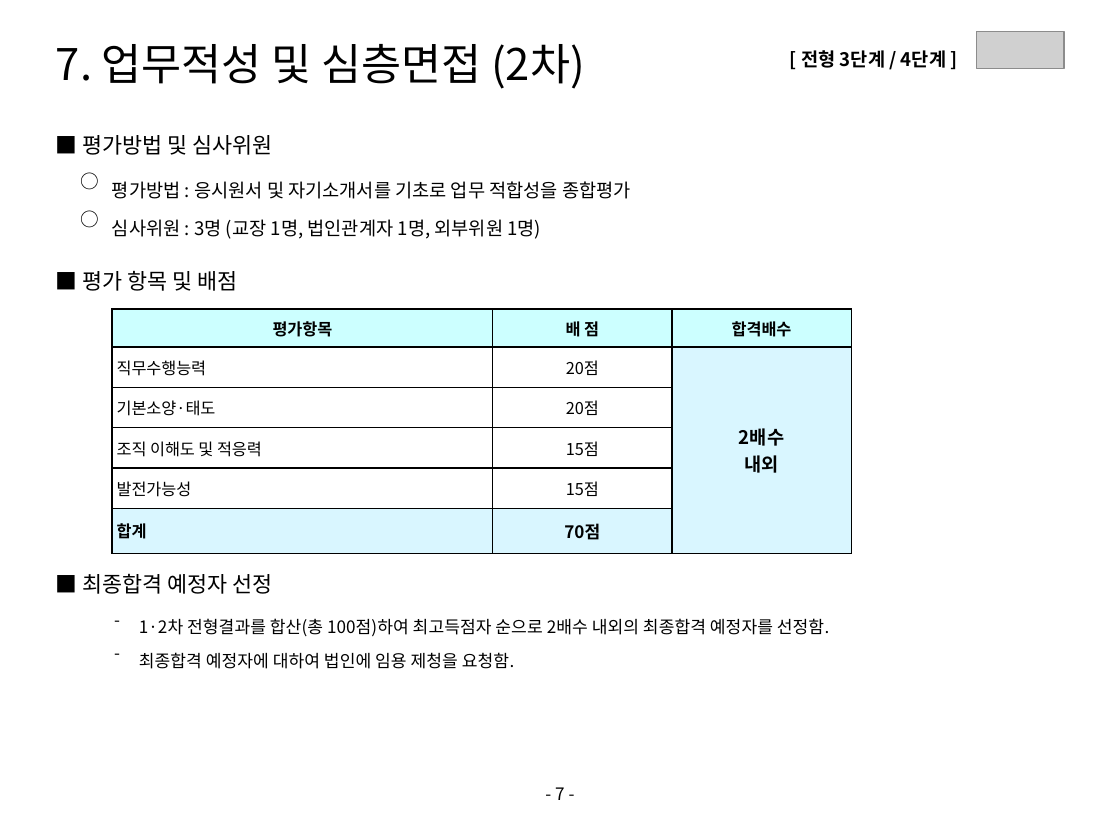
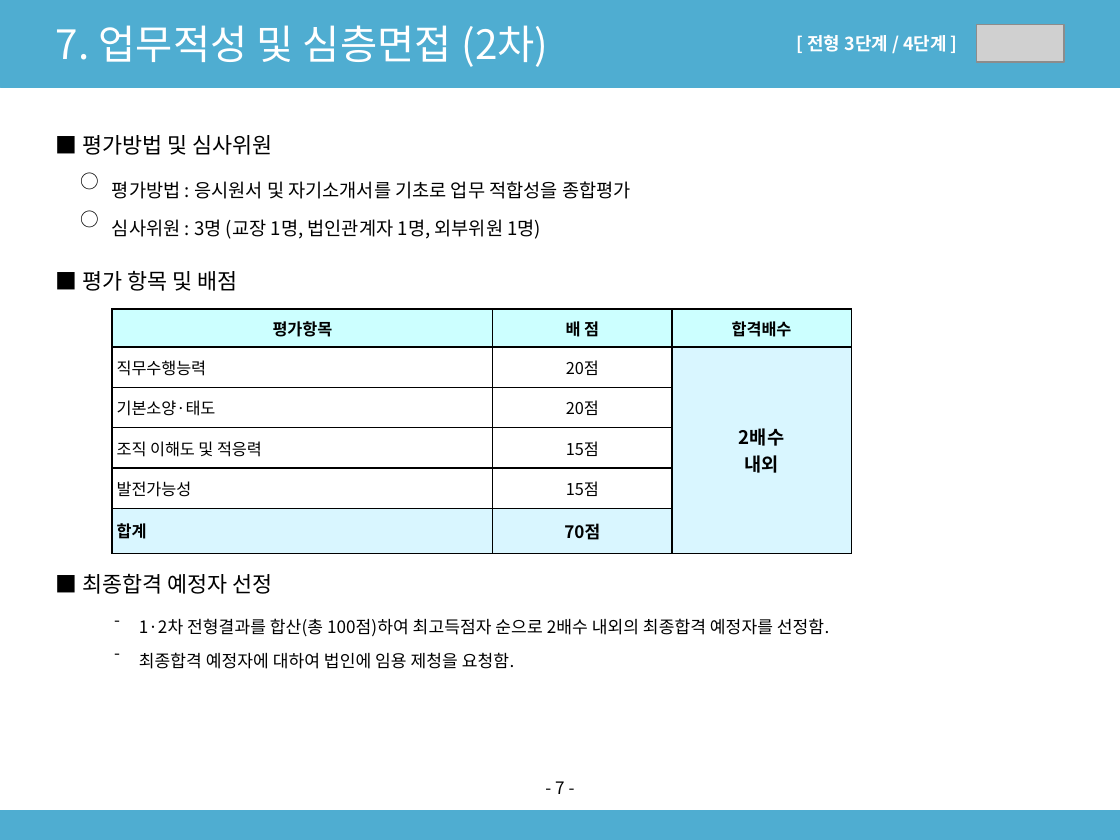
Before and after one commit to sogood459-max/miracle-guy, a slide deck: slide 8 of docs/2027년_사무직원_채용계획안.pptx. Drawn at 1120x840 pixels with LibreOffice and Linux fonts; fonts in the diff are those of the drawing; grey boxes stand for pictures. Boxes give left, top, right and bottom in pixels: in the first picture for what was removed or moved away, otherwise in the second. Text is boxed around its words. In the diff, an @@ line names an element or a change of style, - is before the commit and + after.

```diff
--- a/docs/2027년_사무직원_채용계획안.pptx
+++ b/docs/2027년_사무직원_채용계획안.pptx
@@ rectangle added at [0,0,1120,87], fill #4FADD1, outline #4FADD1 0.5 pt @@
@@ text "7. 업무적성 및 심층면접 (2차)": place and size @@
-text "7. 업무적성 및 심층면접 (2차)" at [56,44,585,89]
+text "7. 업무적성 및 심층면접 (2차)" at [56,25,548,67]
@@ text "7. 업무적성 및 심층면접 (2차)" at [56,25,548,67]: size 28 to 26 pt, text colour #000000 to #FFFFFF @@
@@ text "[ 전형 3단계 / 4단계 ...": place and size @@
-text "[ 전형 3단계 / 4단계 ..." at [801,50,946,68]
+text "[ 전형 3단계 / 4단계 ..." at [808,35,946,52]
@@ text "[ 전형 3단계 / 4단계 ..." at [808,35,946,52]: size 12 to 11.5 pt, text colour #000000 to #FFFFFF @@
@@ picture: place and size @@
-picture at [977,31,1064,68]
+picture at [977,25,1064,62]
@@ text "- 7 -": place and size @@
-text "- 7 -" at [555,787,564,800]
+text "- 7 -" at [555,781,564,794]
@@ rectangle added at [0,811,1120,840], fill #4FADD1, outline #4FADD1 0.5 pt @@
```
Also in this commit, not shown: 10 other slides changed, 1 other file.
